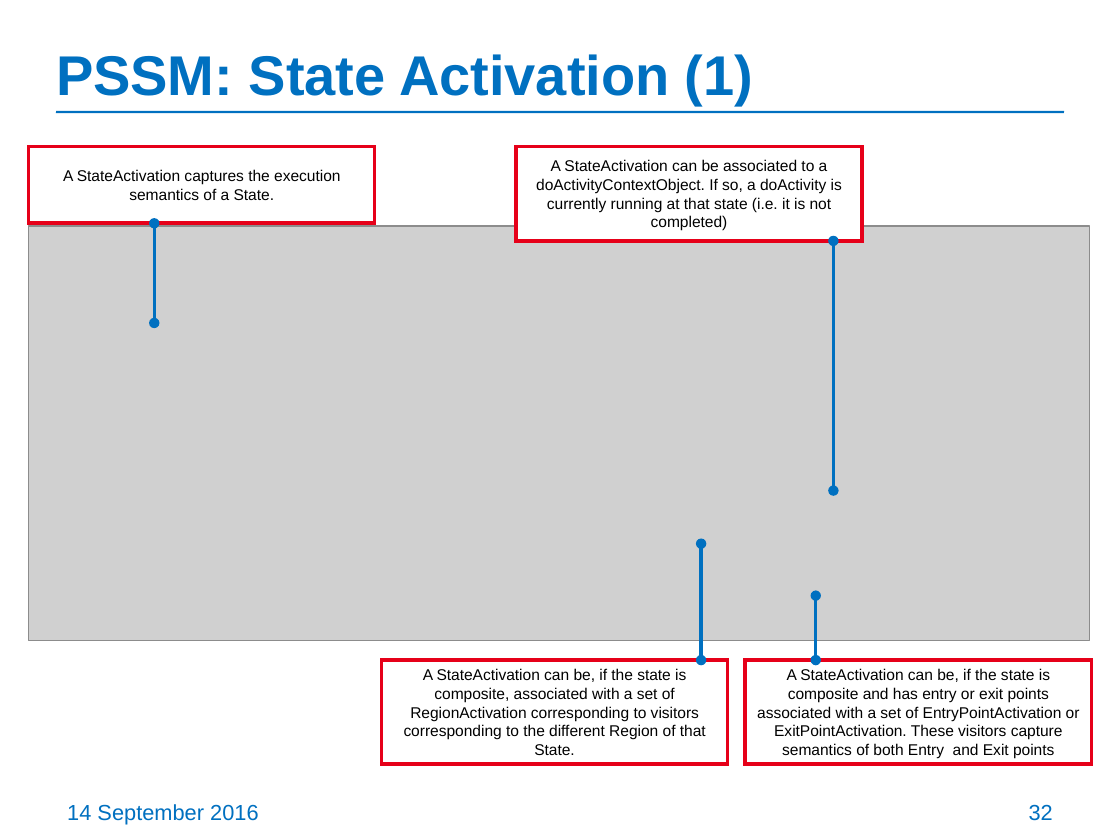
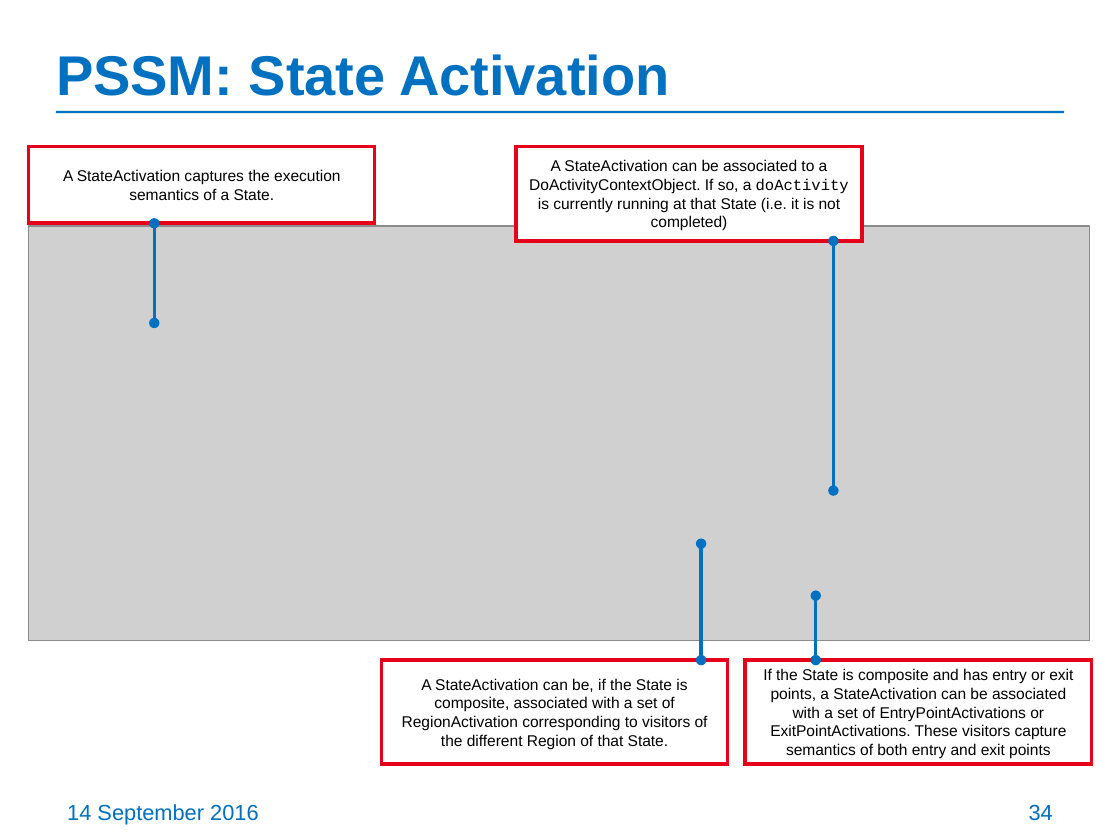
Before and after one commit to ModelDriven/PSSM, a slide deck: slide 34 of Presentations/201609-Chicago-Meeting/PSSM-initial-submission-update.pptx. Drawn at 1120x840 pixels with LibreOffice and Linux fonts; fonts in the diff are those of the drawing; grey boxes stand for pictures. Boxes give left, top, right and bottom in pixels: in the first picture for what was removed or moved away, otherwise in the second. Text is boxed around its words. In the diff, an @@ line names an element or a change of style, - is before the commit and + after.

```diff
--- a/Presentations/201609-Chicago-Meeting/PSSM-initial-submission-update.pptx
+++ b/Presentations/201609-Chicago-Meeting/PSSM-initial-submission-update.pptx
@@ title at bbox=[56, 54, 669, 96]: text changed @@
-PSSM: State Activation (1)
+PSSM: State Activation
@@ text in rectangle at bbox=[529, 159, 849, 231]: text changed @@
-A StateActivation can be associated to a doActivityContextObject. If so, a doActivity is currently running at that state (i.e. it is not completed)
+A StateActivation can be associated to a DoActivityContextObject. If so, a doActivity is currently running at that State (i.e. it is not completed)
@@ text in rectangle at bbox=[402, 678, 708, 749]: text changed @@
-A StateActivation can be, if the state is composite, associated with a set of RegionActivation corresponding to visitors corresponding to the different Region of that State.
+A StateActivation can be, if the State is composite, associated with a set of RegionActivation corresponding to visitors of the different Region of that State.
@@ text in rectangle at bbox=[763, 668, 1073, 759]: text changed @@
-A StateActivation can be, if the state is composite and has entry or exit points associated with a set of EntryPointActivation or ExitPointActivation. These visitors capture semantics of both Entry and Exit points
+If the State is composite and has entry or exit points, a StateActivation can be associated with a set of EntryPointActivations or ExitPointActivations. These visitors capture semantics of both entry and exit points
@@ page number at bbox=[1029, 804, 1053, 821]: text changed @@
-32
+34
```
Also in this commit, not shown: 36 other slides changed, 19 slides removed.
